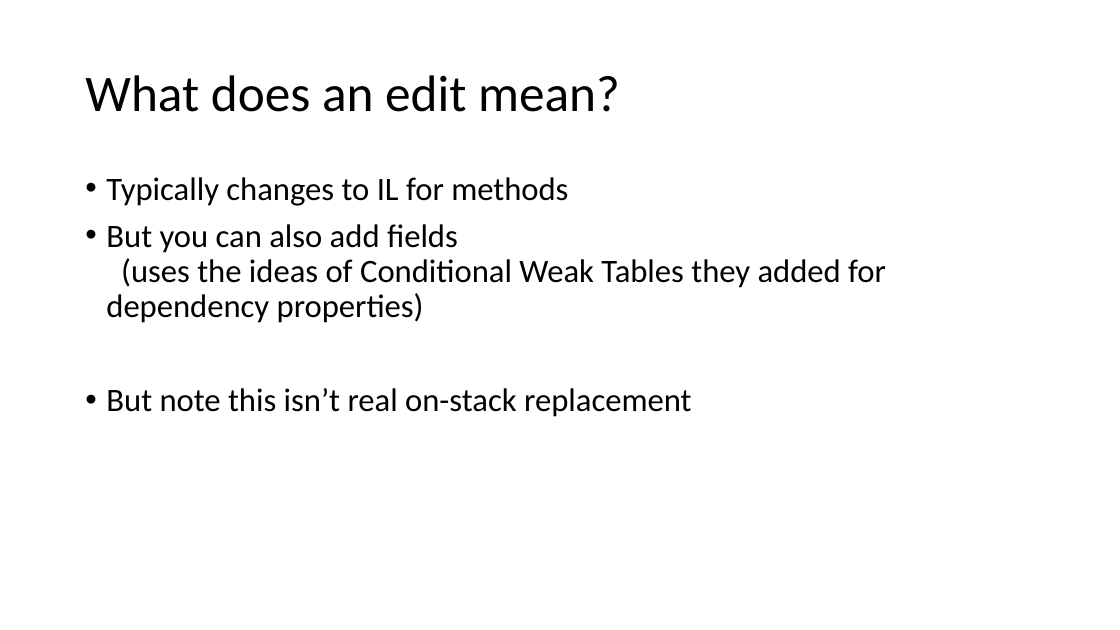
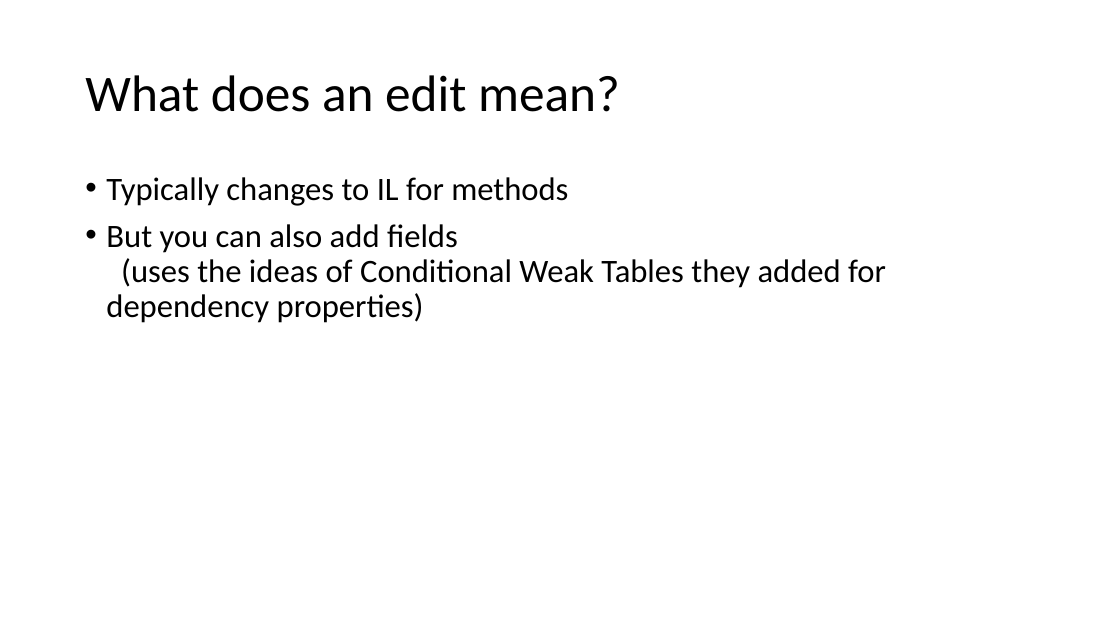
Before and after one commit to clivetong/Talks, a slide deck: slide 13 of EnCForTheWin/HotReloadAndEditAndContinue.pptx (slide 12 before the commit). Drawn at 1120x630 pixels with LibreOffice and Linux fonts; fonts in the diff are those of the drawing. Boxes give left, top, right and bottom in pixels: in the first picture for what was removed or moved away, otherwise in the second. Text is boxed around its words. In the diff, an @@ line names an element or a change of style, - is before the commit and + after.

```diff
--- a/EnCForTheWin/HotReloadAndEditAndContinue.pptx
+++ b/EnCForTheWin/HotReloadAndEditAndContinue.pptx
@@ text at [106, 388, 691, 417]: paragraph removed @@
-• But note this isn’t real on-stack replacement
```
Also in this commit, not shown: 5 other slides changed, 2 slides added.
